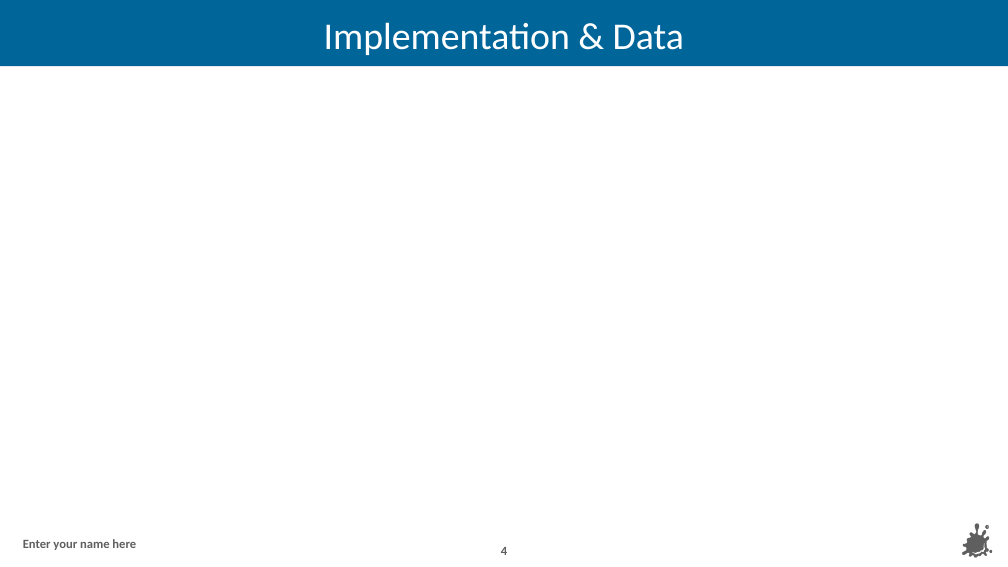
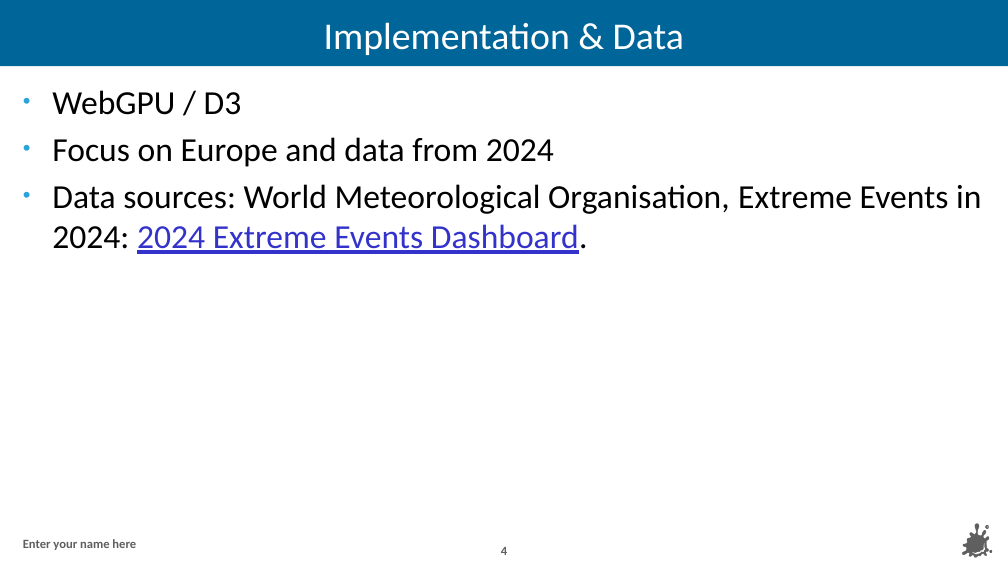
Before and after one commit to jessy911/Visualization, a slide deck: slide 4 of 1. Research Paper Implementation_.pptx. Drawn at 1008x567 pixels with LibreOffice and Linux fonts; fonts in the diff are those of the drawing; background and template pictures are left out. Boxes give left, top, right and bottom in pixels: in the first picture for what was removed or moved away, otherwise in the second. Text is boxed around its words. In the diff, an @@ line names an element or a change of style, - is before the commit and + after.

```diff
--- a/1. Research Paper Implementation_.pptx
+++ b/1. Research Paper Implementation_.pptx
@@ text added at bbox=[52, 90, 981, 254], 32 pt, text #000000 @@
+• WebGPU / D3
+• Focus on Europe and data from 2024
+• Data sources: World Meteorological Organisation, Extreme Events in 2024: 2024 Extreme Events Dashboard.
```
Also in this commit, not shown: 2 other slides changed, 1 slide added.
